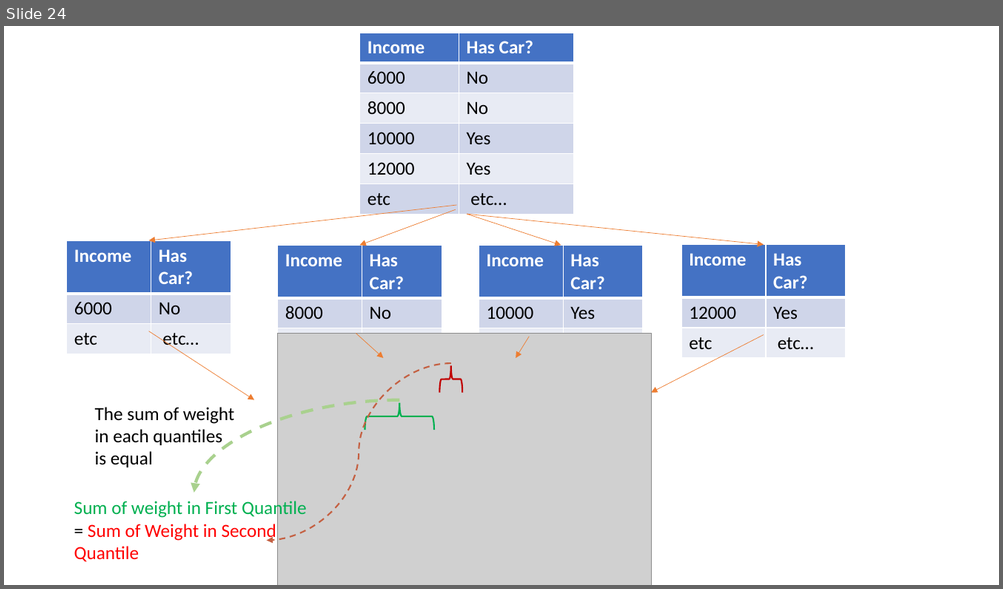
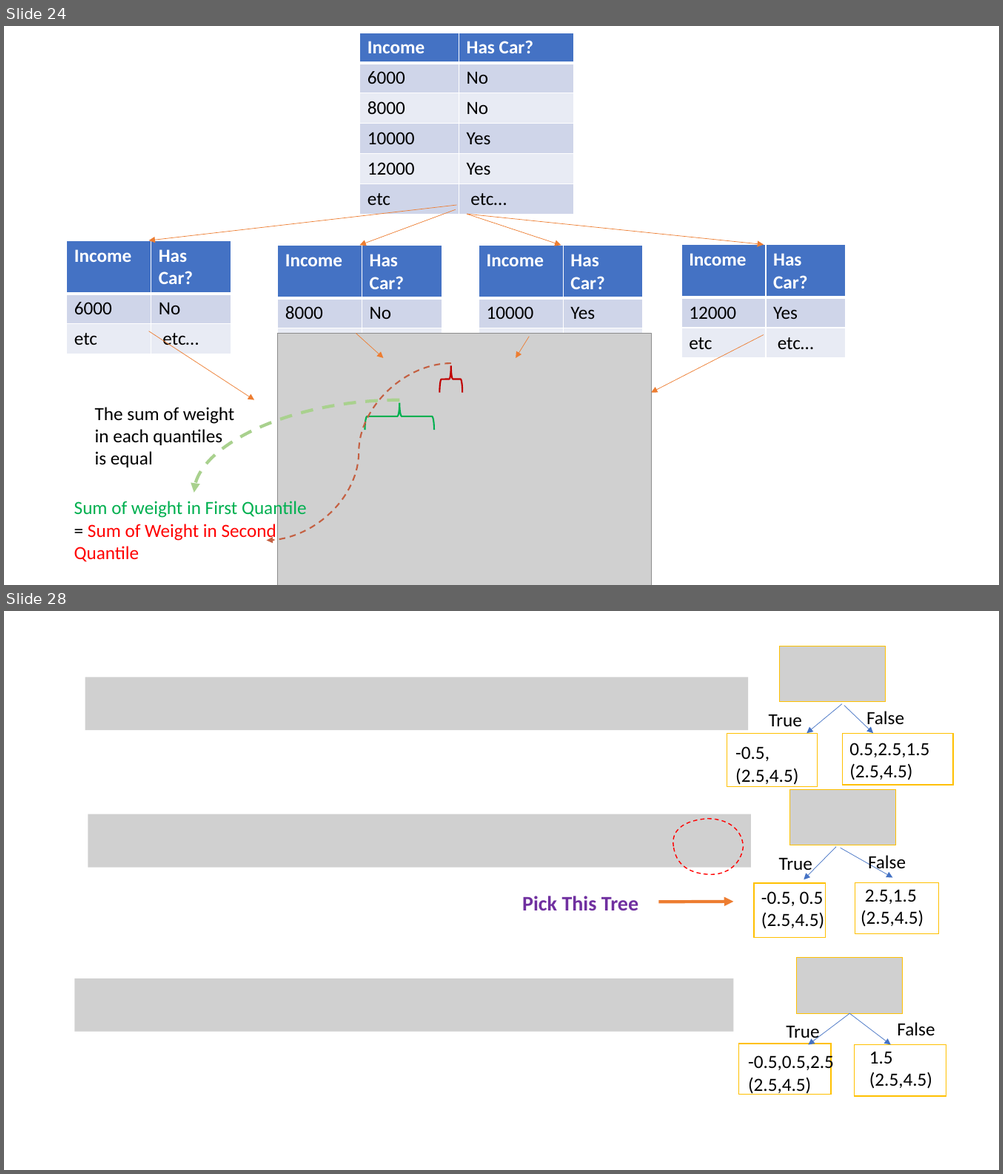
Before and after one commit to beckswu/beckswu.github.io, a slide deck: img/post/Natural-Language-Processing/course2/formula.pptx. Shown one above the other, each under a label of ours: slide 24 before the commit, slides 24 and 28 after it; the slides between them are not shown. The pictures are 1003x589 and 1003x1174 pixels, drawn with LibreOffice and Linux fonts; fonts in the diff are those of the drawing; grey boxes stand for pictures. Boxes give left, top, right and bottom in pixels: in the first picture for what was removed or moved away, otherwise in the second. Text is boxed around its words. In the diff, an @@ line names an element or a change of style, - is before the commit and + after.

```diff
--- a/img/post/Natural-Language-Processing/course2/formula.pptx
+++ b/img/post/Natural-Language-Processing/course2/formula.pptx
@@ slide 28 added at box(4, 611, 999, 1170), background #FFFFFF @@
@@ picture added at box(780, 646, 885, 702) @@
@@ picture added at box(85, 678, 748, 730) @@
@@ text added at box(768, 714, 802, 727), 18 pt, text #000000 @@
+True
@@ arrow added from (842, 704) to (807, 733), #4472C4 0.5 pt @@
@@ arrow added from (844, 706) to (874, 733), #4472C4 0.5 pt @@
@@ text added at box(866, 711, 904, 729), 18 pt, text #000000 @@
+False
@@ rectangle added at box(727, 733, 817, 786), outline #FFC000 1 pt @@
@@ rectangle added at box(842, 733, 953, 785), outline #FFC000 1 pt @@
@@ text added at box(849, 743, 929, 780), 18 pt, text #000000 @@
+0.5,2.5,1.5
+(2.5,4.5)
@@ text added at box(735, 746, 798, 785), 18 pt, text #000000 @@
+-0.5, (2.5,4.5)
@@ picture added at box(790, 789, 896, 846) @@
@@ picture added at box(88, 815, 750, 868) @@
@@ freeform shape added at box(673, 819, 743, 875), outline #FF0000 1 pt dashed @@
@@ arrow added from (836, 847) to (804, 880), #4472C4 0.5 pt @@
@@ arrow added from (840, 849) to (893, 878), #4472C4 0.5 pt @@
@@ text added at box(779, 857, 812, 874), 18 pt, text #000000 @@
+True
@@ text added at box(868, 855, 905, 873), 18 pt, text #000000 @@
+False
@@ text added at box(522, 896, 638, 911), 20 pt, text #7030A0, bold @@
+Pick This Tree
@@ rectangle added at box(754, 883, 825, 938), outline #FFC000 1 pt @@
@@ text added at box(761, 891, 824, 929), 18 pt, text #000000 @@
+-0.5, 0.5
+(2.5,4.5)
@@ rectangle added at box(854, 883, 938, 934), outline #FFC000 1 pt @@
@@ text added at box(860, 889, 923, 927), 18 pt, text #000000 @@
+2.5,1.5
+(2.5,4.5)
@@ arrow added from (658, 902) to (734, 902), #ED7D31 3 pt @@
@@ picture added at box(797, 958, 902, 1014) @@
@@ picture added at box(75, 979, 734, 1032) @@
@@ text added at box(785, 1025, 819, 1043), 18 pt, text #000000 @@
+True
@@ arrow added from (849, 1014) to (808, 1045), #4472C4 0.5 pt @@
@@ arrow added from (849, 1014) to (891, 1045), #4472C4 0.5 pt @@
@@ text added at box(896, 1022, 934, 1037), 18 pt, text #000000 @@
+False
@@ rectangle added at box(738, 1044, 831, 1094), outline #FFC000 1 pt @@
@@ text added at box(748, 1054, 834, 1095), 18 pt, text #000000 @@
+-0.5,0.5,2.5
+(2.5,4.5)
@@ rectangle added at box(854, 1045, 946, 1096), outline #FFC000 1 pt @@
@@ text added at box(869, 1051, 932, 1089), 18 pt, text #000000 @@
+1.5
+(2.5,4.5)
```
Also in this commit, not shown: 1 slide changed, 2 other slides added, 3 other files.
